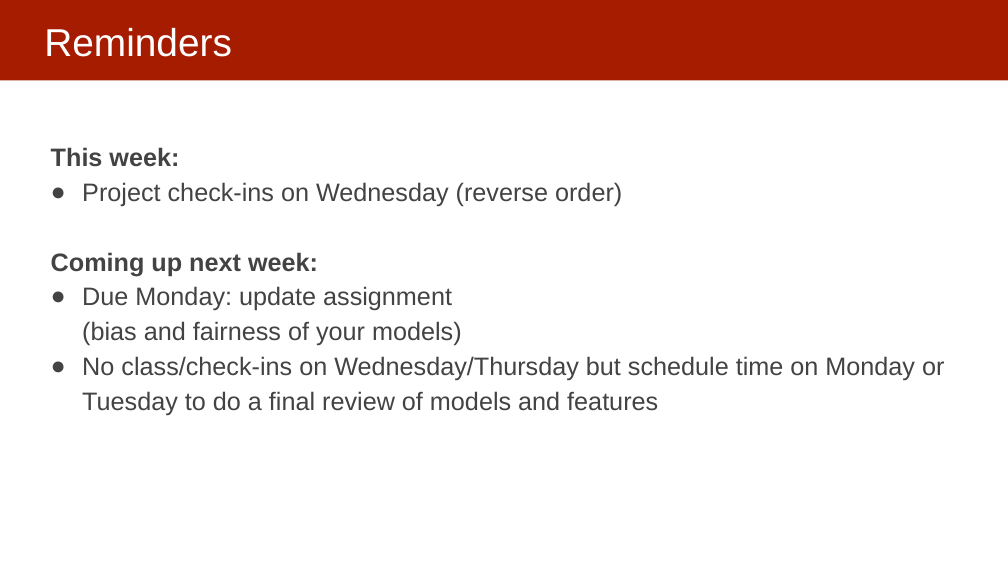
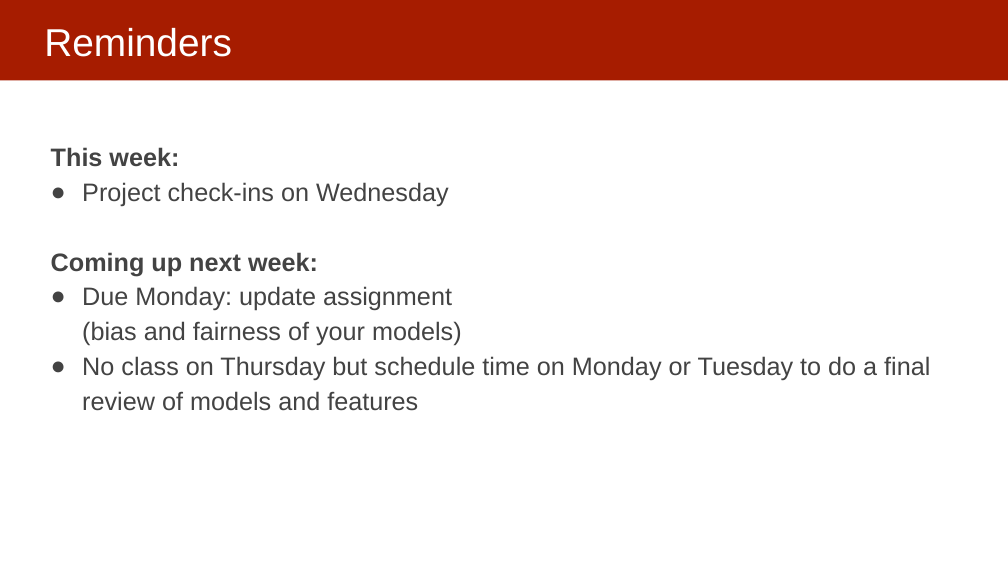
Before and after one commit to dssg/mlforpublicpolicylab, a slide deck: slide 68 of Lectures/18-ethics-bias-fairness-part-1.pptx (slide 65 before the commit). Drawn at 1008x567 pixels with LibreOffice and Linux fonts; fonts in the diff are those of the drawing. Boxes give left, top, right and bottom in pixels: in the first picture for what was removed or moved away, otherwise in the second. Text is boxed around its words. In the diff, an @@ line names an element or a change of style, - is before the commit and + after.

```diff
--- a/Lectures/18-ethics-bias-fairness-part-1.pptx
+++ b/Lectures/18-ethics-bias-fairness-part-1.pptx
@@ text at bbox=[82, 182, 449, 206]: text changed @@
-● Project check-ins on Wednesday (reverse order)
+● Project check-ins on Wednesday
@@ text at bbox=[82, 356, 930, 411]: text changed @@
-● No class/check-ins on Wednesday/Thursday but schedule time on Monday or Tuesday to do a final review of models and features
+● No class on Thursday but schedule time on Monday or Tuesday to do a final review of models and features
```
Also in this commit, not shown: 3 slides added, 3 other files.
